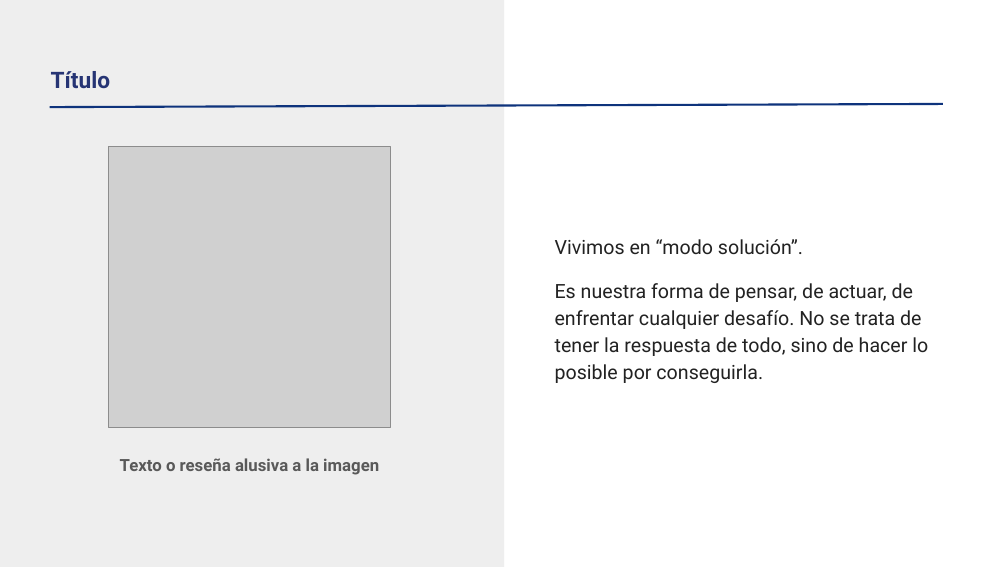
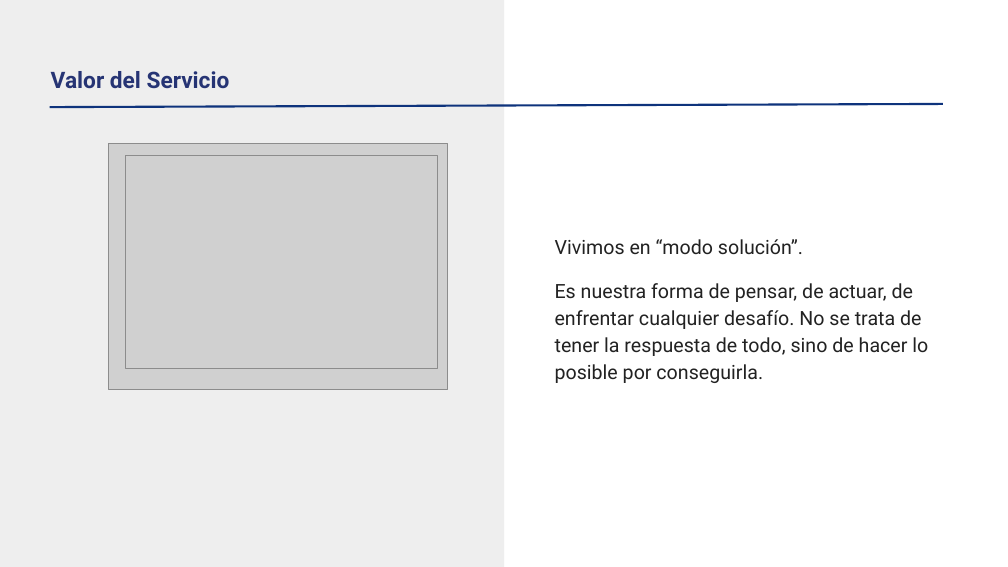
Before and after one commit to nataliazarthapersonalsoft/mesadeservicio-modernizacionaplicaciones, a slide deck: slide 2 of 04-planning/roadmaps/Mesa de Servicio Roadmap Julio.pptx. Drawn at 1008x567 pixels with LibreOffice and Linux fonts; fonts in the diff are those of the drawing; grey boxes stand for pictures; background and template pictures are left out. Boxes give left, top, right and bottom in pixels: in the first picture for what was removed or moved away, otherwise in the second. Text is boxed around its words. In the diff, an @@ line names an element or a change of style, - is before the commit and + after.

```diff
--- a/04-planning/roadmaps/Mesa de Servicio Roadmap Julio.pptx
+++ b/04-planning/roadmaps/Mesa de Servicio Roadmap Julio.pptx
@@ title at box(51, 71, 230, 88): text changed @@
-Título
+Valor del Servicio
@@ picture: place and size @@
-picture at box(109, 146, 390, 427)
+picture at box(109, 143, 448, 390)
@@ picture added at box(125, 155, 437, 368) @@
@@ subtitle removed at box(120, 458, 379, 475) @@
-Texto o reseña alusiva a la imagen
```
Also in this commit, not shown: 6 other slides changed, 6 slides added, 1 slide removed.
